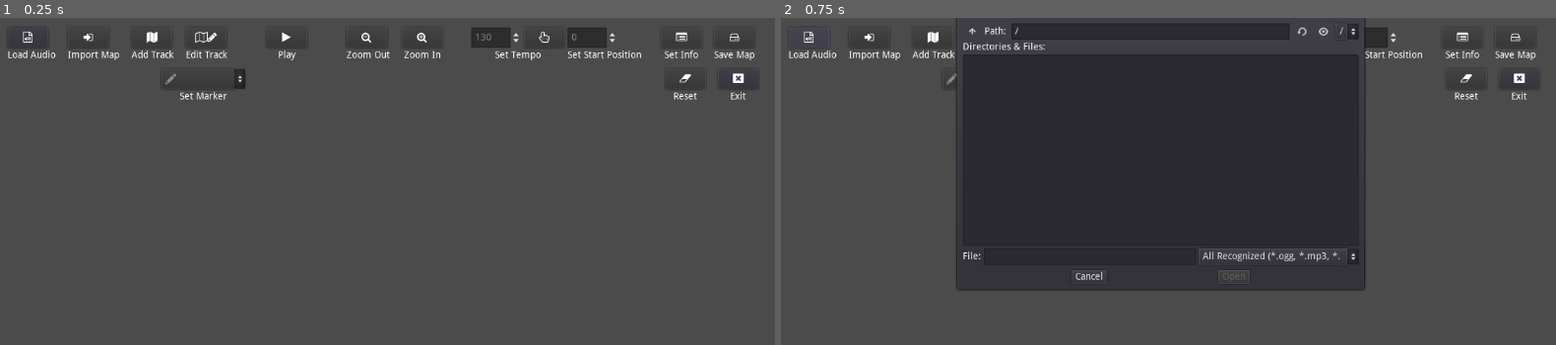
Above: before the commit, frames 1-2 (left to right).
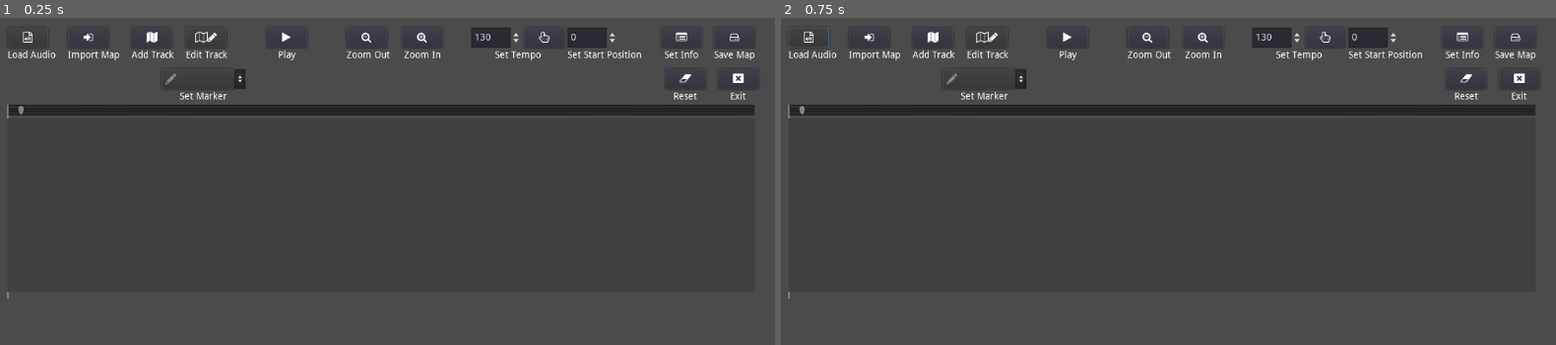
Above: after the commit, the same moments.

Repository: v-pukman-gd/mboy-editor2
Game: Godot game, scene res://editor/editor.tscn
The game is run twice, just before and just after one commit, with the same random seed, the same clock (stepped at 60 frames per second) and the same inputs. Sound files missing from this copy of the repository are replaced by a short silence.
Inputs (mouse positions are in pixels of both pictures, inside the frame that each line leads up to):
- Up to frame 1 (0.25 s): no input
- Up to frame 2 (0.75 s): click (812, 37) at 0.5 s, where only the run before the commit has a clickable ""

The runs differ from the first frame. In frame 1, 3.0% of the frame differs, in the area x 0-98%, y 4-86%; in frame 2, 12%, in the area x 0-98%, y 0-86%.
Error after the commit: Parse Error: The identifier "AudioStreamPreviewGenerator" isn't declared in the current scope. (res://editor/audio_waveform.gd:9)

Commit message:
add wavefrom script

Diff:
--- /dev/null
+++ b/editor/audio_waveform.gd
@@ -0,0 +1,64 @@
+extends ColorRect
+
+var stream = preload("res://audio.ogg")
+var preview
+var loaded = false
+#onready var _preview = $ColorRect
+
+func _ready():
+	var g = AudioStreamPreviewGenerator.new()
+	g.connect("preview_updated", self, "_on_preview_updated")
+	preview = g.generate_preview(stream)
+	#print(preview.get_max(1,1.1))
+	#self.connect("draw", self, "_draw_preview")
+	set_process(true)
+	update()
+
+
+func _draw_preview():
+	print("_draw_preview")
+
+	#if not preview:
+	#	return
+
+	#var rect = get_rect()
+	var size = get_size()
+	print("audiow size:", size)
+	var preview_len = float(preview.get_length())
+
+	#var lines = Vector2()
+	#draw_multiline()
+	var lines = PoolVector2Array()
+	lines.resize(size.x * 2)
+
+	for i in range(0, size.x):
+		var ofs = i * preview_len / size.x
+		var ofs_n = (i+1) * preview_len / size.x
+		var maxi = preview.get_max(ofs, ofs_n) * 0.5 + 0.5
+		var mini = preview.get_min(ofs, ofs_n) * 0.5 + 0.5
+
+		var idx = i
+		#lines.insert(idx*2+0, Vector2(i+1, rect.position.y + mini * rect.size.y));
+		#lines.insert(idx*2+1, Vector2(i+1, rect.position.y + maxi * rect.size.y));
+		lines.insert(idx*2+0, Vector2(i+1, mini * size.y));
+		lines.insert(idx*2+1, Vector2(i+1, maxi * size.y));
+
+	#print(lines)
+	#var colors = PoolColorArray()
+	#colors.push_back(Color(0.75, 0.75, 0.75, 1))
+	var color = Color(0.68, 1, 0.18, 1)
+
+	draw_multiline(lines, color)
+	#draw_line(Vector2(2,2), Vector2(30,30), color)
+
+func _on_preview_updated(e):
+	if not loaded:
+		loaded = true
+		_draw()
+	update()
+	#print("on preview updated", e)
+
+
+func _draw():
+	if loaded:
+		_draw_preview()
--- /dev/null
+++ b/editor/audio_waveform.tscn
@@ -0,0 +1,11 @@
+[gd_scene load_steps=2 format=2]
+
+[ext_resource path="res://editor/audio_waveform.gd" type="Script" id=1]
+
+[node name="AudioWaveform" type="ColorRect"]
+margin_right = 100.0
+margin_bottom = 100.0
+rect_min_size = Vector2( 1, 1 )
+size_flags_horizontal = 3
+size_flags_vertical = 3
+script = ExtResource( 1 )
--- a/editor/editor.gd
+++ b/editor/editor.gd
@@ -11,7 +11,7 @@
 var window_size = 950
 var is_playing = false
 var is_follow_playing = false
-var sample = "" #Sample.new()
+var sample  #Sample.new()
 var stream = AudioStreamOGGVorbis.new()
 
 var audio_file_name = ""
@@ -49,6 +49,7 @@
 
 onready var ui_node = get_node("UI")
 onready var window_scroll = get_node("UI/MarginC/VBoxC/ScrollC")
+onready var waveform_c = window_scroll.get_node("VBoxC/WaveformC")
 onready var waveform_node = window_scroll.get_node("VBoxC/WaveformC/Sprite")
 
 #cursor
@@ -58,7 +59,7 @@
 onready var cursor_slider = cursor_c.get_node("HSlider")
 
 #players
-onready var sample_player = get_node("Node")  #-- NOTE: Automatically converted by Godot 2 to 3 converter, please review
+#onready var sample_player = get_node("Node")  #-- NOTE: Automatically converted by Godot 2 to 3 converter, please review
 onready var stream_player = get_node("AudioStreamPlayer")  #-- NOTE: Automatically converted by Godot 2 to 3 converter, please review
 
 #dialogs
@@ -117,6 +118,10 @@
 		d.connect("about_to_show", self, "disable_inputs")
 		d.connect("popup_hide", self, "enable_inputs")
 
+
+	#TODO: remove this
+	load_audio("")
+
 func disable_inputs(): set_process_input(false)
 func enable_inputs(): set_process_input(true)
 
@@ -125,10 +130,13 @@
 
 func setup_editor_dir():
 
-	editor_dir = OS.get_user_data_dir() + "/" + "editor"
+	#editor_dir = OS.get_user_data_dir() + "/" + "editor"
+	editor_dir = "user://editor"
 	var dir = Directory.new()
 	if not dir.open(editor_dir) == OK:
 		dir.make_dir(editor_dir)
+
+	print("editor_dir:", editor_dir)
 
 func _process(delta):
 
@@ -165,7 +173,7 @@
 			window_scroll.set_h_scroll(cursor_playback.get_position().x-window_scroll.get_size().x/2.0)  #-- NOTE: Automatically converted by Godot 2 to 3 converter, please review
 
 func set_params():
-	sample_duration_in_sec = sample.get_length()/float(sample.get_mix_rate())
+	sample_duration_in_sec = stream.get_length() # sample.get_length()/float(sample.get_mix_rate())
 	print("sample_duration_in_sec", sample_duration_in_sec)
 	quarter_time_in_sec = 60.0/track_tempo
 	bar_size = float(EDITOR_BAR_C.CELL_WIDTH * EDITOR_BAR_C.QUARTERS_COUNT * EDITOR_BAR_C.CELLS_IN_QUARTER_COUNT)
@@ -188,6 +196,9 @@
 
 	waveform_node.set_scale(Vector2(waveform_scale, 1))
 	waveform_node.get_parent().set_custom_minimum_size(Vector2(waveform_length, EDITOR_C.WAVEFORM_H))
+
+	waveform_c.set_size(Vector2(waveform_length, EDITOR_C.WAVEFORM_H))
+	print("wz:", waveform_c.get_size())
 
 
 	cursor_slider.set_max(waveform_length)
@@ -202,10 +213,11 @@
 	prev_scale_ratio = 1
 
 func draw_waveform():
-	var img = geditor.waveform_image(sample, EDITOR_C.WAVEFORM_W, EDITOR_C.WAVEFORM_H)
-	var txt = ImageTexture.new()
-	txt.create_from_image(img)
-	waveform_node.set_texture(txt)
+	print("draw_waveform")
+	#var img = geditor.waveform_image(sample, EDITOR_C.WAVEFORM_W, EDITOR_C.WAVEFORM_H)
+	#var txt = ImageTexture.new()
+	#txt.create_from_image(img)
+	#waveform_node.set_texture(txt)
 
 
 func update_cursor_length():
@@ -253,9 +265,7 @@
 		scale_ratio = 0.1
 		ui_scale -= value
 		return
-	#if curr_scale < 1:
-	#	curr_scale = 1.0
-	#	ui_scale -= value
+
 	var scale_d = scale_ratio/prev_scale_ratio
 
 	waveform_node.set_scale(Vector2(curr_scale, 1))
@@ -270,9 +280,6 @@
 	var scroll_val = window_scroll.get_h_scroll()
 	d = scroll_val - cursor_val
 
-	#if waveform_length*scale_ratio > waveform_length*prev_scale_ratio:
-	#	d -= waveform_length*scale_ratio - waveform_length*prev_scale_ratio
-
 
 	cursor_slider.set_max(waveform_length*scale_ratio)
 	cursor_slider.set_custom_minimum_size(Vector2(waveform_length*scale_ratio, 16))
@@ -282,11 +289,6 @@
 
 	print("cursor_slider max:", cursor_slider.get_max())
 
-
-	#print("d:", d)
-	#d = scroll_val - cursor_val
-	#pending_wscroll_update = true
-	#window_scroll.set_h_scroll(cursor_slider.get_value())
 	window_scroll.set_h_scroll(scroll_val*scale_d)
 
 	#map
@@ -478,7 +480,7 @@
 func copy_audio(input_file_path):
 	print("copy started")
 	var file_name = input_file_path.get_file()
-	var file_format = str(file_name.extension()).to_lower()
+	var file_format = str(file_name.get_extension()).to_lower()
 	var dir = Directory.new()
 	#store original name
 	audio_file_name = file_name.substr(0, file_name.find_last('.'))
@@ -493,10 +495,10 @@
 	if file_format == "ogg":
 		#ogg_file_path = input_file_path
 		dir.copy(input_file_path, ogg_file_path)
-		res = geditor.ogg_to_wav(ogg_file_path, wav_file_path)
-		if res == 0:
-			show_notice("te_ogg_to_wav_failed")
-			return false
+		#res = geditor.ogg_to_wav(ogg_file_path, wav_file_path)
+		#if res == 0:
+		#	show_notice("te_ogg_to_wav_failed")
+		#	return false
 	elif file_format == "mp3":
 		dir.copy(input_file_path, mp3_file_path)
 		res = geditor.mp3_to_wav(mp3_file_path, wav_file_path)
@@ -518,13 +520,14 @@
 		show_notice(str(file_format) +  tr("te_format_is_not_supported"))
 		return false
 
+	print("copy finished")
 	return true
 
 func check_audio():
 	var checker = File.new()
-	if not checker.file_exists(wav_file_path):
-		show_notice(wav_file_path + tr("te_is_not_found"))
-		return false
+	#if not checker.file_exists(wav_file_path):
+	#	show_notice(wav_file_path + tr("te_is_not_found"))
+	#	return false
 	if not checker.file_exists(ogg_file_path):
 		show_notice(ogg_file_path + tr("te_is_not_found"))
 		return false
@@ -545,27 +548,33 @@
 
 	update_load_audio(tr("te_loading_1_3"))
 
-	var is_copied = copy_audio(input_file_path)
-	if not is_copied:
-		audio_load_thread.wait_to_finish()
-		enable_load_audio(true)
-		return
-
-	if not check_audio():
-		audio_load_thread.wait_to_finish()
-		enable_load_audio(true)
-		return
+#   TODO: back this later
+#	var is_copied = copy_audio(input_file_path)
+#	if not is_copied:
+#		audio_load_thread.wait_to_finish()
+#		enable_load_audio(true)
+#		return
+#
+#	if not check_audio():
+#		audio_load_thread.wait_to_finish()
+#		enable_load_audio(true)
+#		return
 
 	update_load_audio(tr("te_loading_2_3"))
 
-	stream = ResourceLoader.load(ogg_file_path)
+	#stream = ResourceLoader.load(ogg_file_path)
+	print("FILE:", ogg_file_path)
+	stream = load("res://audio.ogg")
+
+	sample = ResourceLoader.load("res://audio.ogg", "AudioStreamSample")
+	print(stream, sample)
 	if not is_audio_loaded(stream): return
 	stream_player.set_stream(stream)
 
 	# NOTE: only wav format is valid for waveform txt creation
 	#       wav formats are samples played by sample_player
-	sample = ResourceLoader.load(wav_file_path, "Sample")
-	if not is_audio_loaded(sample): return
+	#sample = ResourceLoader.load(wav_file_path, "Sample")
+	#if not is_audio_loaded(sample): return
 
 	update_load_audio(tr("te_loading_3_3"))
 
@@ -794,3 +803,5 @@
 class Geditor:
 	func waveform_image():
 		pass
+	func ogg_comments(file):
+		return ""
--- a/editor/editor.tscn
+++ b/editor/editor.tscn
@@ -10,7 +10,8 @@
 [ext_resource path="res://editor/spin_input.tscn" type="PackedScene" id=8]
 [ext_resource path="res://editor/note_marker_btn.tscn" type="PackedScene" id=9]
 [ext_resource path="res://editor/cursor.tscn" type="PackedScene" id=10]
-[ext_resource path="res://editor/editor_waveform.jpg" type="Texture" id=11]
+[ext_resource path="res://editor/audio_waveform.tscn" type="PackedScene" id=11]
+[ext_resource path="res://editor/editor_waveform.jpg" type="Texture" id=12]
 
 [sub_resource type="Theme" id=1]
 default_font = ExtResource( 1 )
@@ -27,11 +28,11 @@
 [node name="UI" type="Control" parent="."]
 anchor_right = 1.0
 anchor_bottom = 1.0
-margin_right = -4.0
 size_flags_horizontal = 3
 size_flags_vertical = 3
 
 [node name="CenterC" type="Control" parent="UI"]
+editor/display_folded = true
 anchor_right = 1.0
 margin_left = 2.0
 margin_right = 4.0
@@ -39,6 +40,9 @@
 rect_min_size = Vector2( 1160, 0 )
 size_flags_horizontal = 3
 size_flags_vertical = 0
+__meta__ = {
+"_edit_lock_": true
+}
 
 [node name="LoadAudioDialog" type="FileDialog" parent="UI/CenterC"]
 anchor_left = 0.5
@@ -133,7 +137,6 @@
 [node name="MarginC" type="MarginContainer" parent="UI"]
 anchor_right = 1.0
 anchor_bottom = 1.0
-margin_bottom = -10.0
 size_flags_horizontal = 3
 size_flags_vertical = 3
 custom_constants/margin_right = 30
@@ -142,13 +145,10 @@
 [node name="VBoxC" type="VBoxContainer" parent="UI/MarginC"]
 margin_left = 30.0
 margin_right = 1285.0
-margin_bottom = 590.0
-mouse_filter = 0
-size_flags_horizontal = 3
-size_flags_vertical = 3
-__meta__ = {
-"_edit_lock_": true
-}
+margin_bottom = 600.0
+mouse_filter = 0
+size_flags_horizontal = 3
+size_flags_vertical = 3
 
 [node name="HBoxCOffset" type="HBoxContainer" parent="UI/MarginC/VBoxC"]
 margin_right = 1255.0
@@ -443,14 +443,14 @@
 [node name="ScrollC" type="ScrollContainer" parent="UI/MarginC/VBoxC"]
 margin_top = 128.0
 margin_right = 1255.0
-margin_bottom = 590.0
+margin_bottom = 600.0
 rect_min_size = Vector2( 1102, 256 )
 size_flags_horizontal = 3
 size_flags_vertical = 3
 
 [node name="VBoxC" type="VBoxContainer" parent="UI/MarginC/VBoxC/ScrollC"]
 margin_right = 1255.0
-margin_bottom = 462.0
+margin_bottom = 472.0
 rect_min_size = Vector2( 0, 256 )
 mouse_filter = 0
 size_flags_horizontal = 3
@@ -468,6 +468,7 @@
 rect_min_size = Vector2( 0, 16 )
 size_flags_vertical = 1
 value = 1.0
+ticks_on_borders = true
 
 [node name="CursorStatic" parent="UI/MarginC/VBoxC/ScrollC/VBoxC/CursorC" instance=ExtResource( 10 )]
 
@@ -479,11 +480,18 @@
 margin_bottom = 276.0
 rect_min_size = Vector2( 1024, 256 )
 mouse_filter = 1
+size_flags_horizontal = 3
+
+[node name="AudioWaveform" parent="UI/MarginC/VBoxC/ScrollC/VBoxC/WaveformC" instance=ExtResource( 11 )]
+margin_right = 1255.0
+margin_bottom = 256.0
+color = Color( 0.258824, 0.254902, 0.254902, 1 )
 
 [node name="Sprite" type="Sprite" parent="UI/MarginC/VBoxC/ScrollC/VBoxC/WaveformC"]
+visible = false
 position = Vector2( 0, -2 )
 z_index = -2
-texture = ExtResource( 11 )
+texture = ExtResource( 12 )
 centered = false
 
 [node name="TracksC" type="VBoxContainer" parent="UI/MarginC/VBoxC/ScrollC/VBoxC"]
@@ -501,9 +509,7 @@
 rect_min_size = Vector2( 0, 10 )
 size_flags_horizontal = 3
 
-[node name="SamplePlayer" type="Node" parent="."]
-
-[node name="StreamPlayer" type="AudioStreamPlayer" parent="."]
+[node name="AudioStreamPlayer" type="AudioStreamPlayer" parent="."]
 [connection signal="minimum_size_changed" from="." to="." method="_on_editor_minimum_size_changed"]
 [connection signal="file_selected" from="UI/CenterC/LoadAudioDialog" to="." method="_on_load_audio_dialog_file_selected"]
 [connection signal="track_info_saved" from="UI/CenterC/TrackInfo" to="." method="_on_track_info_saved"]
@@ -527,4 +533,4 @@
 [connection signal="btn_pressed" from="UI/MarginC/VBoxC/CenterC2/HBoxC2/ResetBtn" to="." method="_on_reset_btn_pressed"]
 [connection signal="btn_pressed" from="UI/MarginC/VBoxC/CenterC2/HBoxC2/ExitBtn" to="." method="_on_exit_btn_pressed"]
 [connection signal="minimum_size_changed" from="UI/MarginC/VBoxC/ScrollC" to="." method="_on_ScrollC_minimum_size_changed"]
-[connection signal="finished" from="StreamPlayer" to="." method="_on_stream_player_finished"]
+[connection signal="finished" from="AudioStreamPlayer" to="." method="_on_stream_player_finished"]
Not shown, added: audio.ogg.import
Not shown: 1 places in editor/editor.tscn that only renumber resources
Not shown, added: audio.ogg
